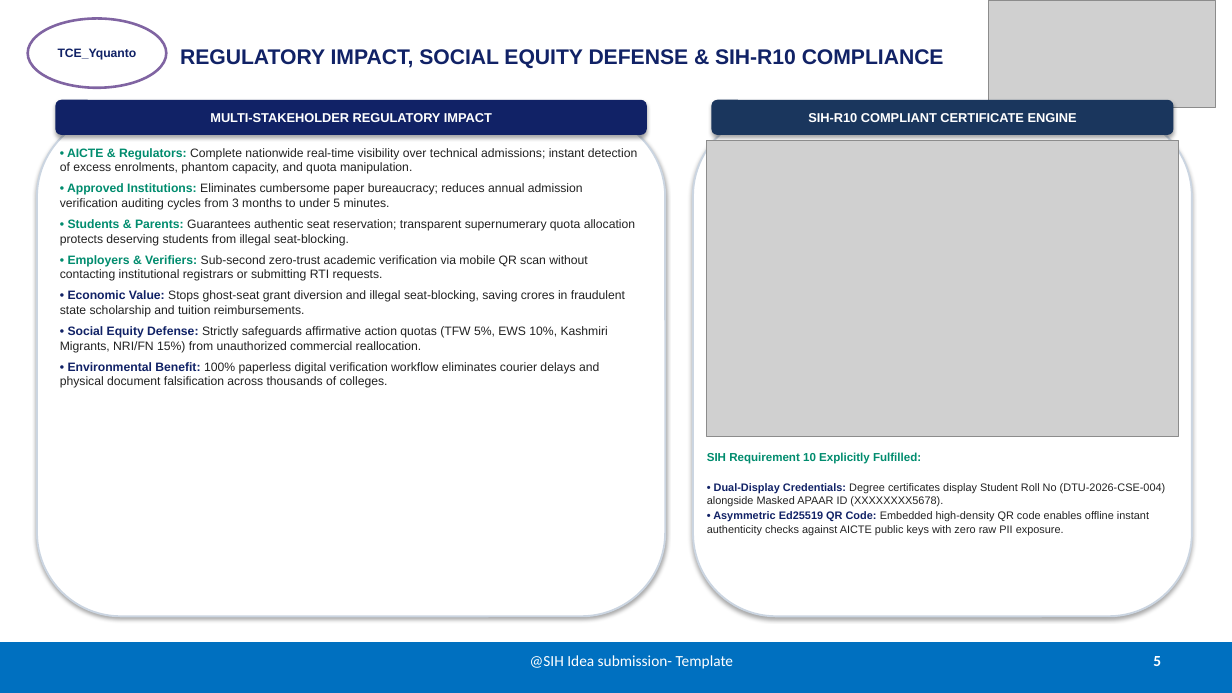
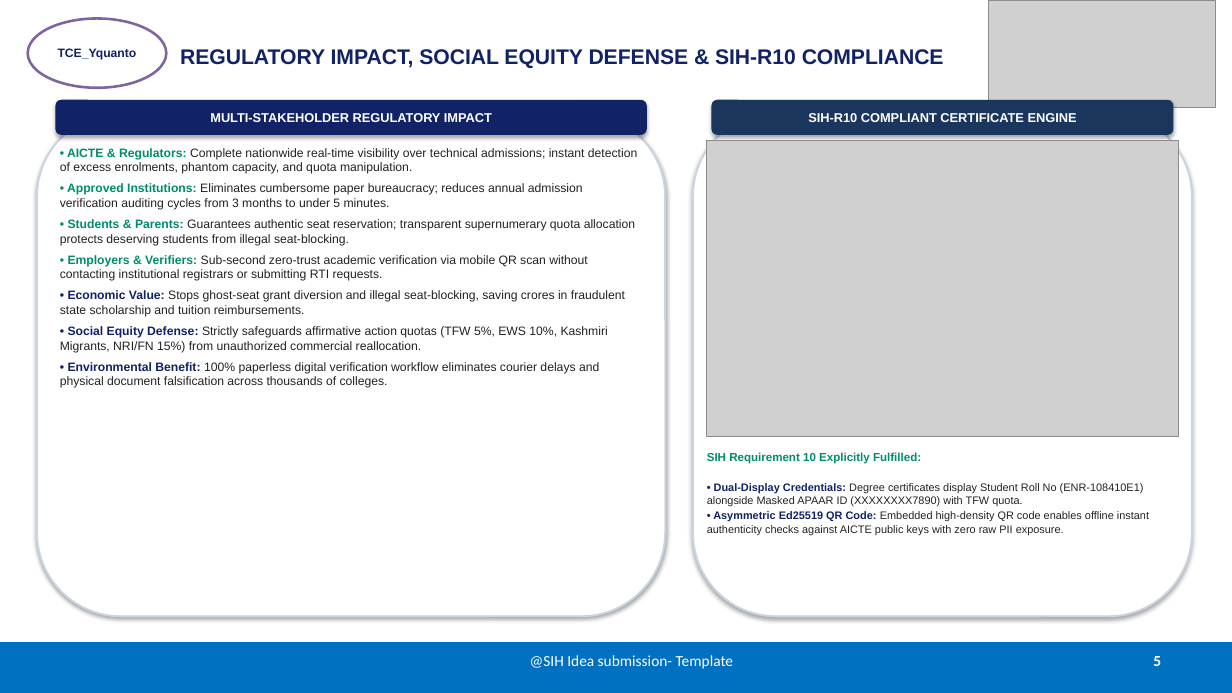
Before and after one commit to naveeshpcbin/APAAR-ID-BASED-SYSTEM, a slide deck: slide 5 of demoppt/PRAMAAN-AICTE_SIH2026_Idea_Presentation.pptx. Drawn at 1232x693 pixels with LibreOffice and Linux fonts; fonts in the diff are those of the drawing; grey boxes stand for pictures. Boxes give left, top, right and bottom in pixels: in the first picture for what was removed or moved away, otherwise in the second. Text is boxed around its words. In the diff, an @@ line names an element or a change of style, - is before the commit and + after.

```diff
--- a/demoppt/PRAMAAN-AICTE_SIH2026_Idea_Presentation.pptx
+++ b/demoppt/PRAMAAN-AICTE_SIH2026_Idea_Presentation.pptx
@@ text at (707,483,1144,506): text changed @@
-• Dual-Display Credentials: Degree certificates display Student Roll No (DTU-2026-CSE-004) alongside Masked APAAR ID (XXXXXXXX5678).
+• Dual-Display Credentials: Degree certificates display Student Roll No (ENR-108410E1) alongside Masked APAAR ID (XXXXXXXX7890) with TFW quota.
```
Also in this commit, not shown: 1 other slide changed, 6 other files.
